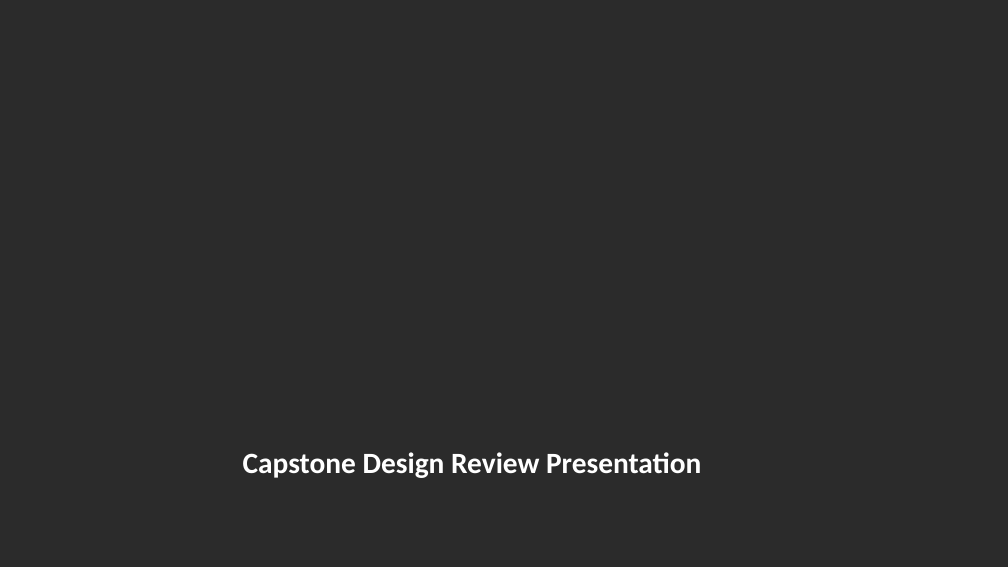
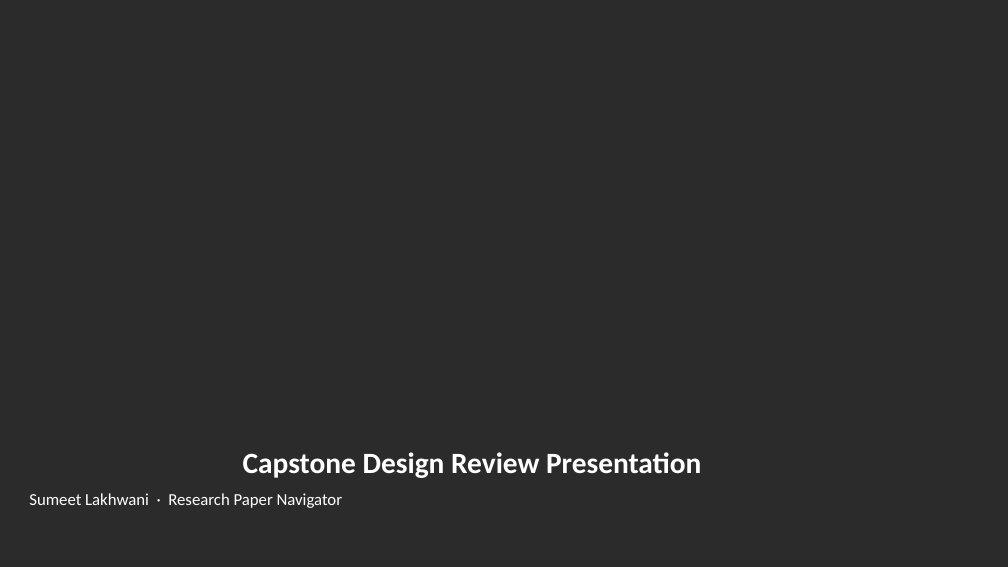
Before and after one commit to slakhwa/mit-rag-context-eng-capstone, a slide deck: slide 1 of Capstone Checkpoint 8.1/Capstone_Design_Review_Presentation_completed.pptx. Drawn at 1008x567 pixels with LibreOffice and Linux fonts; fonts in the diff are those of the drawing; background and template pictures are left out; a plain dark background stands for a picture behind light text. Boxes give left, top, right and bottom in pixels: in the first picture for what was removed or moved away, otherwise in the second. Text is boxed around its words. In the diff, an @@ line names an element or a change of style, - is before the commit and + after.

```diff
--- a/Capstone Checkpoint 8.1/Capstone_Design_Review_Presentation_completed.pptx
+++ b/Capstone Checkpoint 8.1/Capstone_Design_Review_Presentation_completed.pptx
@@ text added at (29, 493, 342, 508), 16 pt, text #FFFFFF @@
+Sumeet Lakhwani · Research Paper Navigator
```
Also in this commit, not shown: 3 other slides changed, 1 other file.
